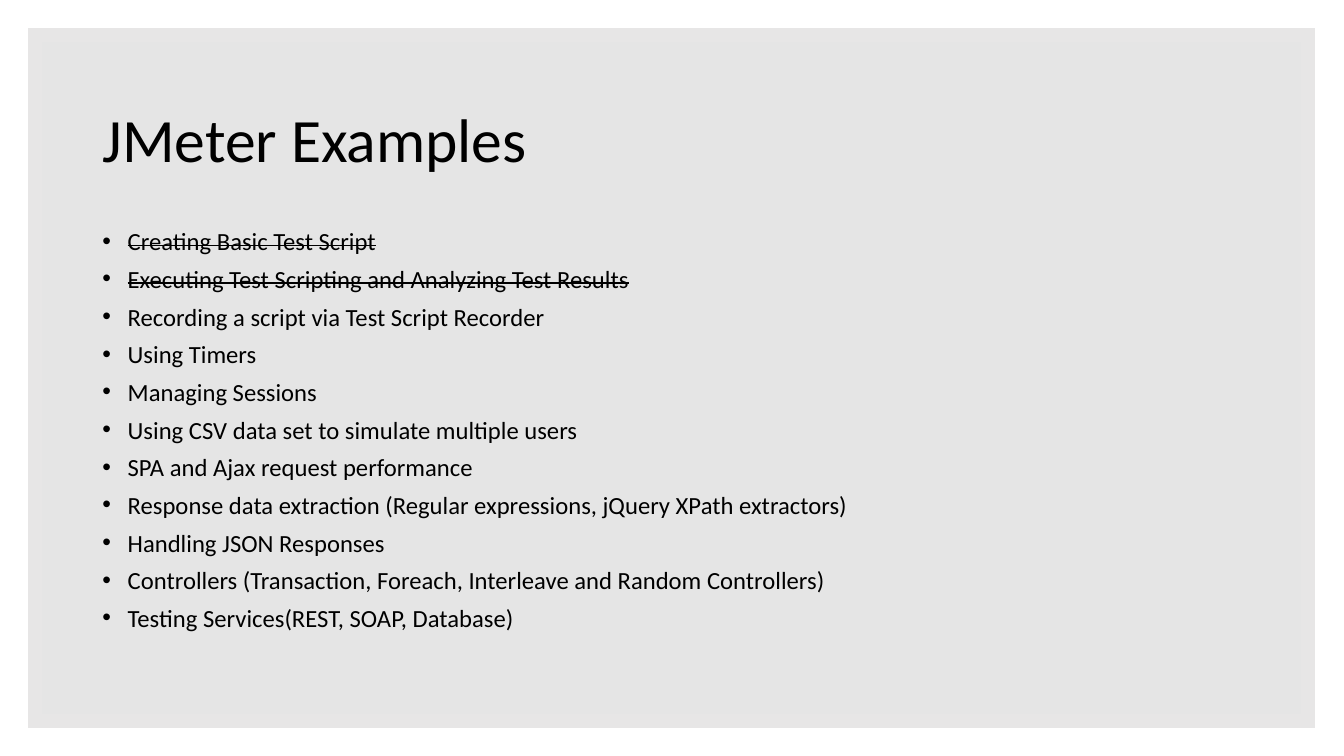
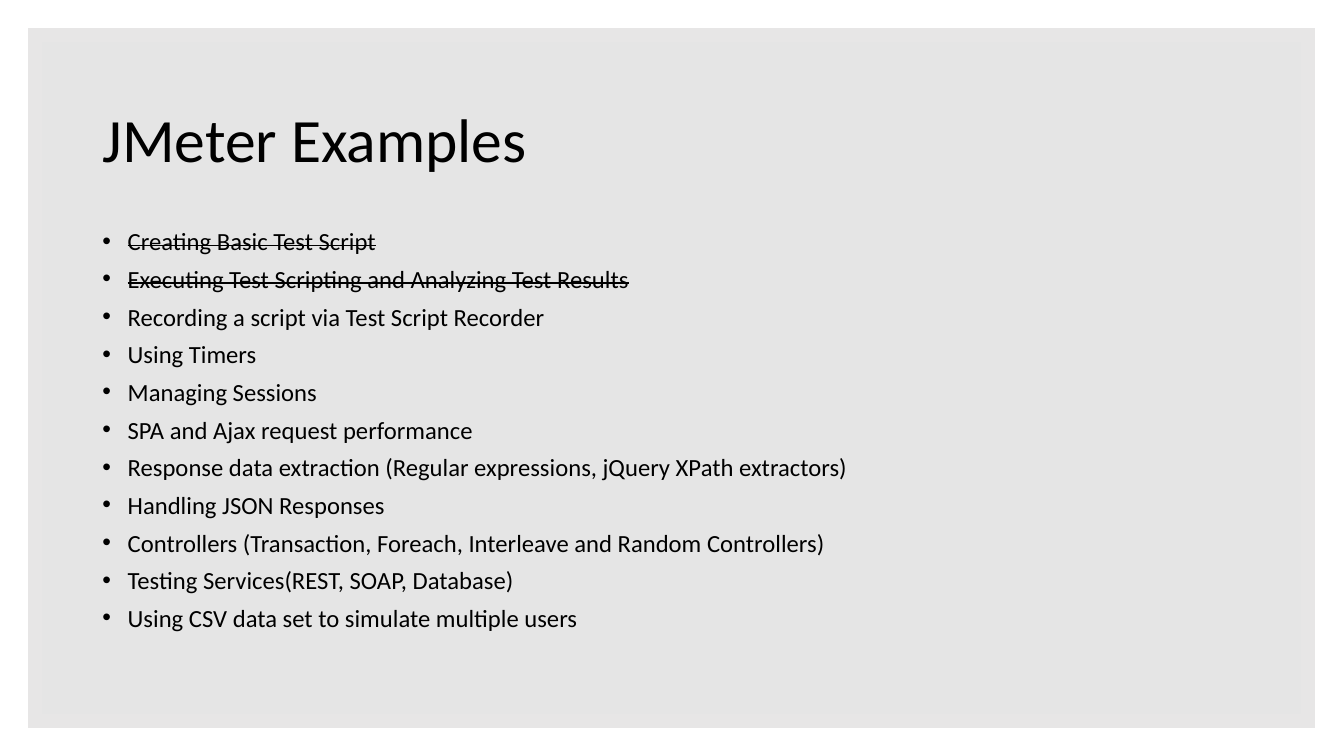
Before and after one commit to weliwita/JMeterDemo, a slide deck: slide 10 of JMeter-Slides.pptx. Drawn at 1344x756 pixels with LibreOffice and Linux fonts; fonts in the diff are those of the drawing. Boxes give left, top, right and bottom in pixels: in the first picture for what was removed or moved away, otherwise in the second. Text is boxed around its words. In the diff, an @@ line names an element or a change of style, - is before the commit and + after.

```diff
--- a/JMeter-Slides.pptx
+++ b/JMeter-Slides.pptx
@@ text at (128, 422, 577, 444): paragraph removed @@
-• Using CSV data set to simulate multiple users
@@ text at (128, 610, 577, 632): paragraph added @@
+• Using CSV data set to simulate multiple users
```
Also in this commit, not shown: 2 other files.
